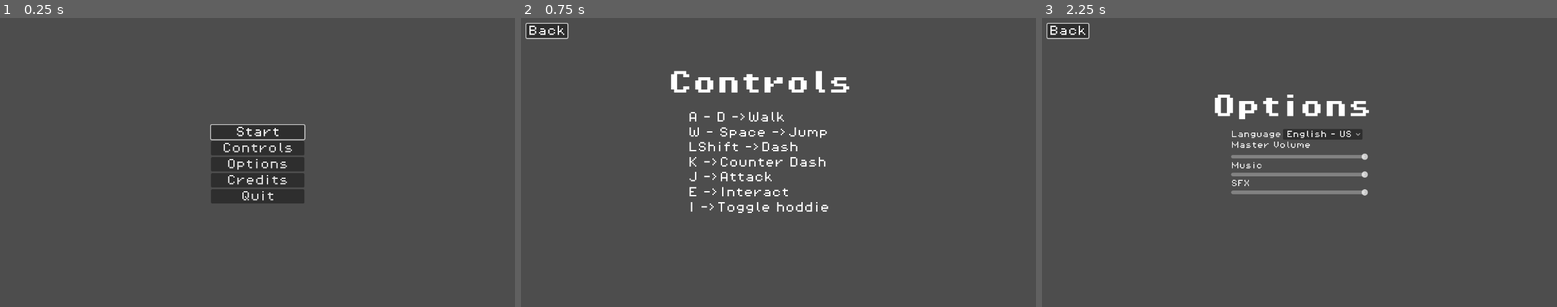
Above: before the commit, frames 1-3 (left to right).
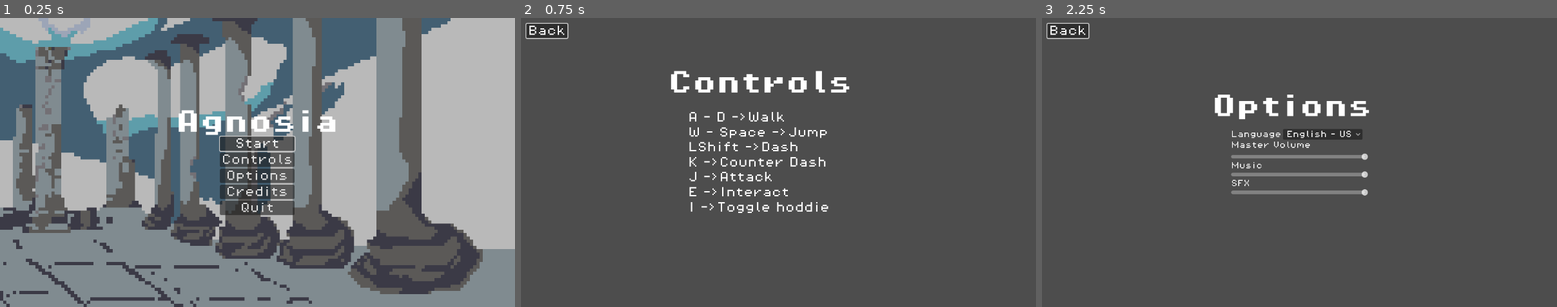
Above: after the commit, the same moments.

Repository: eoBattisti/agnosia
Game: Godot game, scene res://scenes/menu/main_menu.tscn
Two runs of this game, one before a commit and one after it. Both use one fixed random seed, a clock stepped at 60 frames per second and the inputs below.
Inputs:
- Up to frame 1 (0.25 s): no input
- Up to frame 2 (0.75 s): click "Controls" at 0.5 s
- Up to frame 3 (2.25 s): click "Back" at 1.25 s; click "Options" at 2 s

The runs differ from the first frame. In frame 1, 77% of the frame differs, in the area x 0-100%, y 0-100%; in frame 2, nothing differs; in frame 3, nothing differs.

Commit message:
feat: add background tiles, and main menu background

Diff:
--- a/scenes/menu/main_menu.tscn
+++ b/scenes/menu/main_menu.tscn
@@ -1,7 +1,8 @@
-[gd_scene load_steps=4 format=3 uid="uid://d2pwf4o2x6444"]
+[gd_scene load_steps=5 format=3 uid="uid://d2pwf4o2x6444"]
 
 [ext_resource type="FontFile" uid="uid://cub7kl652afbr" path="res://assets/fonts/PixelOperator8.ttf" id="1_448gt"]
 [ext_resource type="Script" path="res://scripts/menus/main_menu.gd" id="1_vd7qx"]
+[ext_resource type="Texture2D" uid="uid://b3mf81fgf2u8n" path="res://assets/sprites/cenario_inicial.png" id="2_7ia7b"]
 [ext_resource type="FontFile" uid="uid://dsc35l86gpsfu" path="res://assets/fonts/PixelOperator8-Bold.ttf" id="3_6ewq8"]
 
 [node name="MainMenu" type="Control"]
@@ -13,23 +14,54 @@
 grow_vertical = 2
 script = ExtResource("1_vd7qx")
 
-[node name="VBoxContainer" type="VBoxContainer" parent="."]
+[node name="TextureRect" type="TextureRect" parent="."]
+layout_mode = 1
+anchors_preset = 15
+anchor_right = 1.0
+anchor_bottom = 1.0
+grow_horizontal = 2
+grow_vertical = 2
+texture = ExtResource("2_7ia7b")
+stretch_mode = 6
+
+[node name="ColorRect" type="ColorRect" parent="."]
+layout_mode = 1
+anchors_preset = 15
+anchor_right = 1.0
+anchor_bottom = 1.0
+grow_horizontal = 2
+grow_vertical = 2
+color = Color(0.364706, 0.364706, 0.364706, 0.431373)
+
+[node name="VBoxContainer2" type="VBoxContainer" parent="."]
 layout_mode = 1
 anchors_preset = 8
 anchor_left = 0.5
 anchor_top = 0.5
 anchor_right = 0.5
 anchor_bottom = 0.5
-offset_left = -104.0
-offset_top = -66.0
-offset_right = 105.0
-offset_bottom = 74.0
+offset_left = -184.0
+offset_top = -117.5
+offset_right = 184.0
+offset_bottom = 117.5
 grow_horizontal = 2
 grow_vertical = 2
+alignment = 1
+
+[node name="Label" type="Label" parent="VBoxContainer2"]
+layout_mode = 2
+size_flags_horizontal = 4
+size_flags_vertical = 8
+theme_override_fonts/font = ExtResource("3_6ewq8")
+theme_override_font_sizes/font_size = 54
+text = "Agnosia"
+
+[node name="VBoxContainer" type="VBoxContainer" parent="VBoxContainer2"]
+layout_mode = 2
 size_flags_horizontal = 4
 size_flags_vertical = 4
 
-[node name="StartButton" type="Button" parent="VBoxContainer"]
+[node name="StartButton" type="Button" parent="VBoxContainer2/VBoxContainer"]
 layout_mode = 2
 focus_neighbor_top = NodePath("../QuitButton")
 focus_neighbor_bottom = NodePath("../ControlsMenu")
@@ -37,7 +69,7 @@
 theme_override_font_sizes/font_size = 24
 text = "UI_START_BUTTON"
 
-[node name="ControlsMenu" type="Button" parent="VBoxContainer"]
+[node name="ControlsMenu" type="Button" parent="VBoxContainer2/VBoxContainer"]
 layout_mode = 2
 focus_neighbor_top = NodePath("../StartButton")
 focus_neighbor_bottom = NodePath("../OptionsButton")
@@ -45,7 +77,7 @@
 theme_override_font_sizes/font_size = 24
 text = "UI_CONTROLS_BUTTON"
 
-[node name="OptionsButton" type="Button" parent="VBoxContainer"]
+[node name="OptionsButton" type="Button" parent="VBoxContainer2/VBoxContainer"]
 layout_mode = 2
 focus_neighbor_top = NodePath("../ControlsMenu")
 focus_neighbor_bottom = NodePath("../CreditsButton")
@@ -53,7 +85,7 @@
 theme_override_font_sizes/font_size = 24
 text = "UI_OPTIONS_BUTTON"
 
-[node name="CreditsButton" type="Button" parent="VBoxContainer"]
+[node name="CreditsButton" type="Button" parent="VBoxContainer2/VBoxContainer"]
 layout_mode = 2
 focus_neighbor_top = NodePath("../OptionsButton")
 focus_neighbor_bottom = NodePath("../QuitButton")
@@ -61,7 +93,7 @@
 theme_override_font_sizes/font_size = 24
 text = "UI_CREDITS_BUTTON"
 
-[node name="QuitButton" type="Button" parent="VBoxContainer"]
+[node name="QuitButton" type="Button" parent="VBoxContainer2/VBoxContainer"]
 layout_mode = 2
 focus_neighbor_top = NodePath("../CreditsButton")
 focus_neighbor_bottom = NodePath("../StartButton")
@@ -69,27 +101,8 @@
 theme_override_font_sizes/font_size = 24
 text = "UI_QUIT_BUTTON"
 
-[node name="Label" type="Label" parent="."]
-layout_mode = 1
-anchors_preset = -1
-anchor_left = 0.5
-anchor_top = 0.344
-anchor_right = 0.5
-anchor_bottom = 0.344
-offset_left = -188.0
-offset_top = -54.912
-offset_right = 177.0
-offset_bottom = 0.0879974
-grow_horizontal = 2
-grow_vertical = 2
-size_flags_horizontal = 4
-size_flags_vertical = 0
-theme_override_fonts/font = ExtResource("3_6ewq8")
-theme_override_font_sizes/font_size = 54
-text = "Agnosia"
-
-[connection signal="pressed" from="VBoxContainer/StartButton" to="." method="_on_start_button_pressed"]
-[connection signal="pressed" from="VBoxContainer/ControlsMenu" to="." method="_on_controls_menu_pressed"]
-[connection signal="pressed" from="VBoxContainer/OptionsButton" to="." method="_on_options_button_pressed"]
-[connection signal="pressed" from="VBoxContainer/CreditsButton" to="." method="_on_credits_button_pressed"]
-[connection signal="pressed" from="VBoxContainer/QuitButton" to="." method="_on_quit_button_pressed"]
+[connection signal="pressed" from="VBoxContainer2/VBoxContainer/StartButton" to="." method="_on_start_button_pressed"]
+[connection signal="pressed" from="VBoxContainer2/VBoxContainer/ControlsMenu" to="." method="_on_controls_menu_pressed"]
+[connection signal="pressed" from="VBoxContainer2/VBoxContainer/OptionsButton" to="." method="_on_options_button_pressed"]
+[connection signal="pressed" from="VBoxContainer2/VBoxContainer/CreditsButton" to="." method="_on_credits_button_pressed"]
+[connection signal="pressed" from="VBoxContainer2/VBoxContainer/QuitButton" to="." method="_on_quit_button_pressed"]
--- a/scripts/menus/main_menu.gd
+++ b/scripts/menus/main_menu.gd
@@ -1,6 +1,7 @@
 extends Control
 
-@onready var start_button = $VBoxContainer/StartButton
+@onready var start_button = $VBoxContainer2/VBoxContainer/StartButton
+
 func _ready():
 	start_button.grab_focus()
 
Binary file changed: assets/files/translations.en.translation
Binary file changed: assets/files/translations.pt.translation
Binary file added: assets/sprites/background_tile.png
Not shown, added: assets/sprites/background_tile.png.import
Binary file added: assets/sprites/cenario_inicial.png
Not shown, added: assets/sprites/cenario_inicial.png.import
